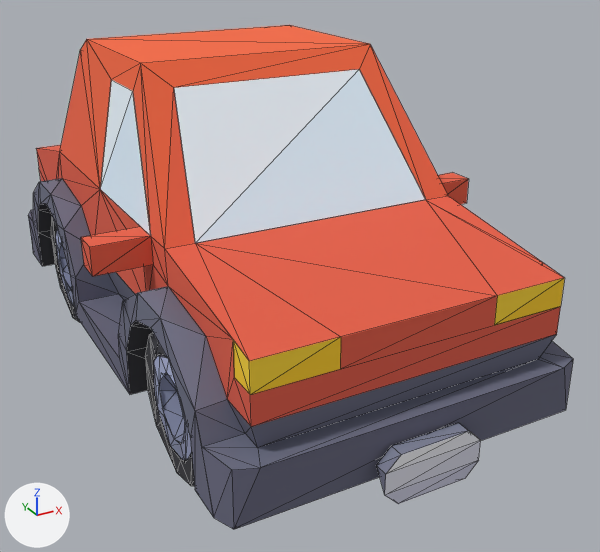
Before and after pictures for a commit that changed the glTF model client/public/models/vehicules/sedan.glb.
One viewpoint serves both versions: a 50 mm lens placed at (-1.34, -2.85, 1.76), pointed at (0.14, -0.17, 0.42). The axes (+X, +Y, +Z) are drawn at lower left. The lights are the same throughout. The picture after the commit comes second. Mesh edges are drawn as thin lines. Vertices at exactly the same position are counted once.

Objects in the first picture: 'sedan'.
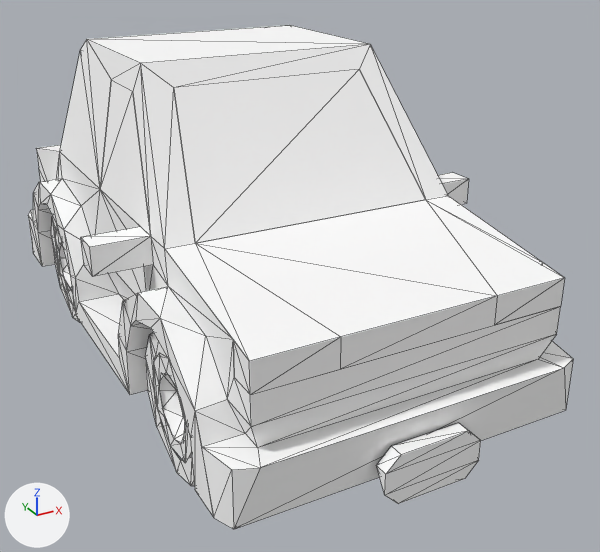
Diff of the bpy script that builds the scene:
```diff
--- a/client/public/models/vehicules/sedan.glb.py
+++ b/client/public/models/vehicules/sedan.glb.py
@@ me_sedan @@
 me_sedan.from_pydata(...)  # 608 vertices, 979 faces; spans x -0.75..0.75, y -1.25..1.3, z 0.0..1.3
 # used by ob_sedan; location = (0.0, 0.0, 0.0)
+# me_sedan part 1: 466 faces centred in x -0.6..0.6, y -0.96..0.96, z 0.01..0.59 are repainted in the vertex colours; the middle colour goes from dark grey #38383d to white #ffffff
+# me_sedan part 2: 365 faces centred in x -0.65..0.65, y -1.25..1.3, z 0.14..0.68 are repainted in the vertex colours; the middle colour goes from greyish blue #717589 to white #ffffff
+# me_sedan part 3: 148 faces centred in x -0.75..0.75, y -1.25..1.3, z 0.18..1.3 are repainted in the vertex colours; the middle colour goes from red #e76047 to white #ffffff
 me_sedan.materials.append(mat_material_0)
```

Changed parts and their boxes (x1, y1, x2, y2) in the pictures (600 x 552 px):
part 1 of me_sedan, recoloured
    both: (38, 204, 194, 486)
part 2 of me_sedan, recoloured (lighter)
    both: (28, 178, 573, 529)
part 3 of me_sedan, recoloured (lighter)
    both: (36, 25, 565, 504)
